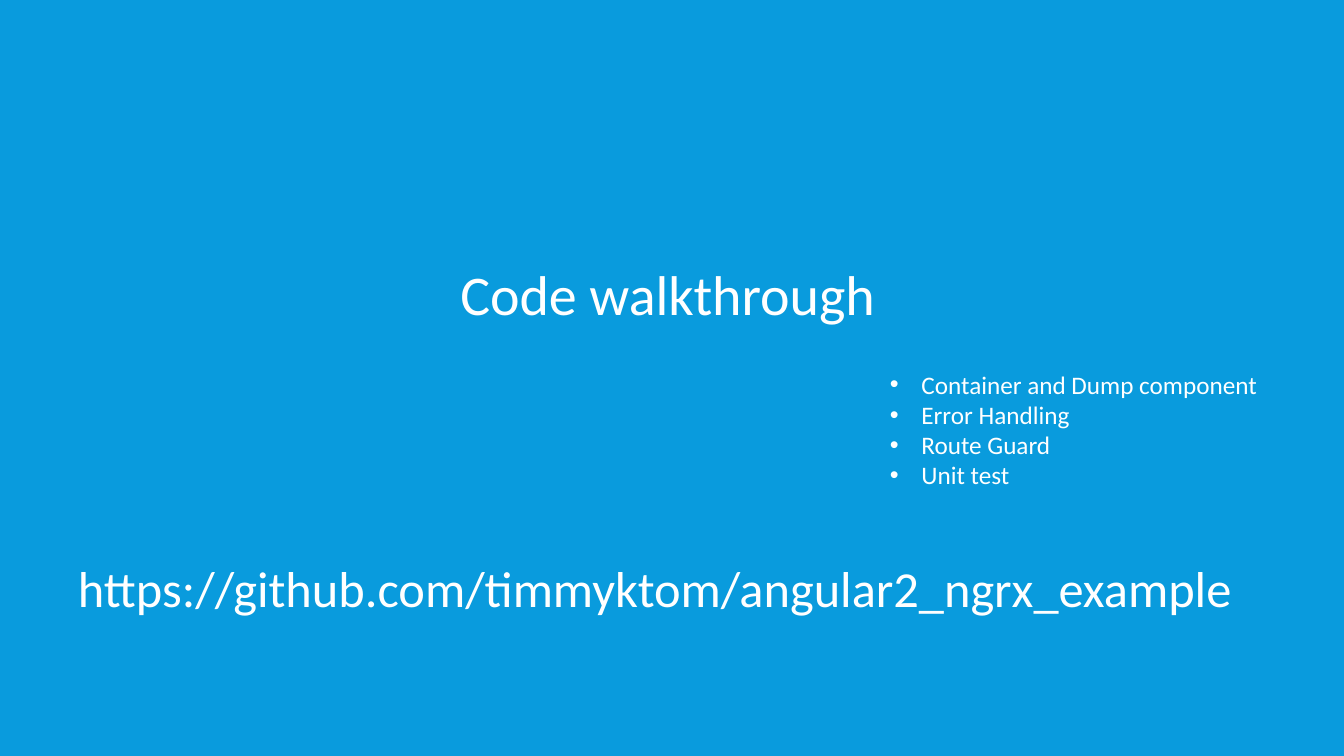
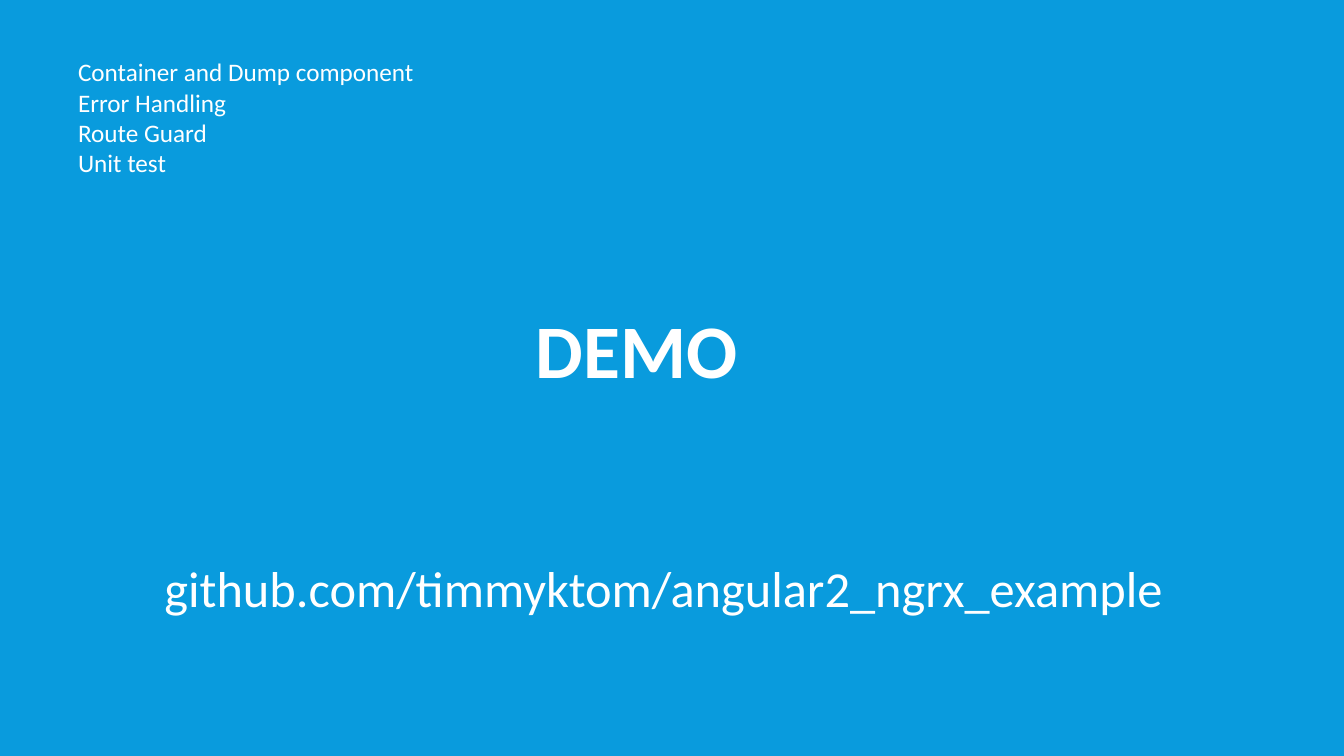
Before and after one commit to timmyktom/angular_ngrx_example, a slide deck: slide 14 of example-angular2-ngrx/Introduction to Ngrx.pptx (slide 12 before the commit). Drawn at 1344x756 pixels with LibreOffice and Linux fonts; fonts in the diff are those of the drawing. Boxes give left, top, right and bottom in pixels: in the first picture for what was removed or moved away, otherwise in the second. Text is boxed around its words. In the diff, an @@ line names an element or a change of style, - is before the commit and + after.

Commit message:
presentation file updated

```diff
--- a/example-angular2-ngrx/Introduction to Ngrx.pptx
+++ b/example-angular2-ngrx/Introduction to Ngrx.pptx
@@ text "Container and Dump component": place and size @@
-text "Container and Dump component" at box(921, 376, 1257, 484)
+text "Container and Dump component" at box(78, 63, 414, 173)
@@ text "Container and Dump component" at box(78, 63, 414, 173): bullet • to none @@
@@ text removed at box(460, 276, 874, 325) @@
-Code walkthrough
@@ text added at box(536, 328, 738, 379), 54 pt, text #FFFFFF, bold @@
+DEMO
@@ text at box(164, 572, 1162, 616): text changed @@
-https://github.com/timmyktom/angular2_ngrx_example
+github.com/timmyktom/angular2_ngrx_example
```
Also in this commit, not shown: 2 other slides changed, 2 slides added.
